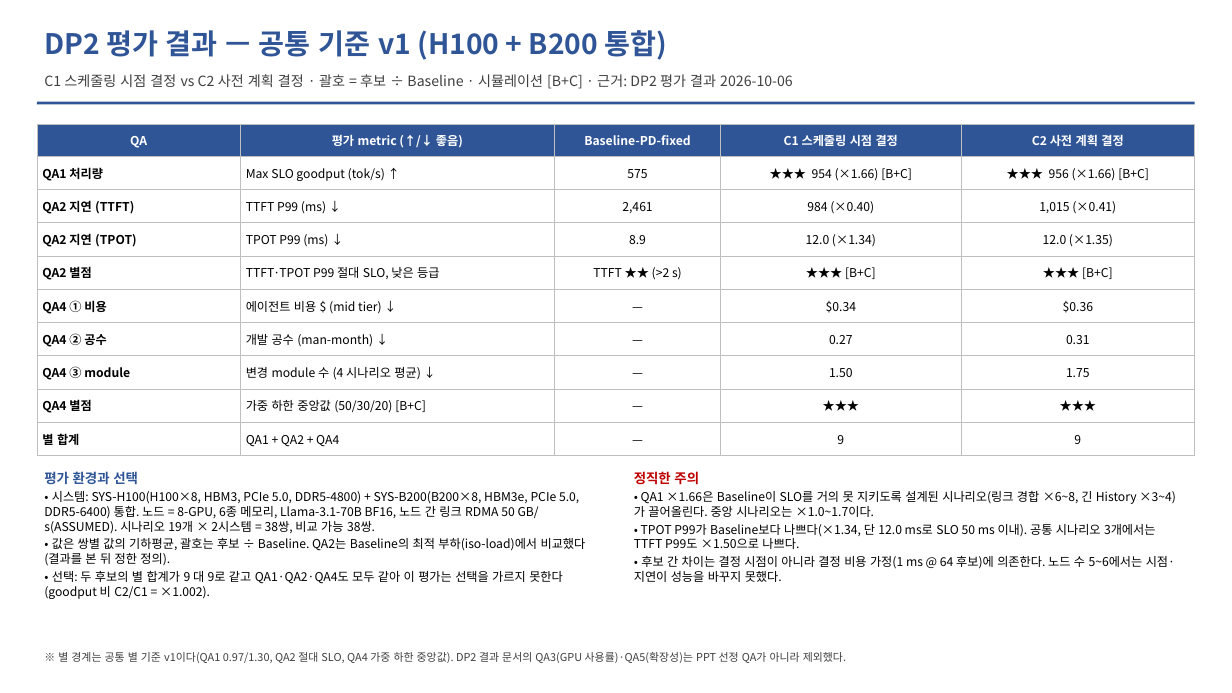
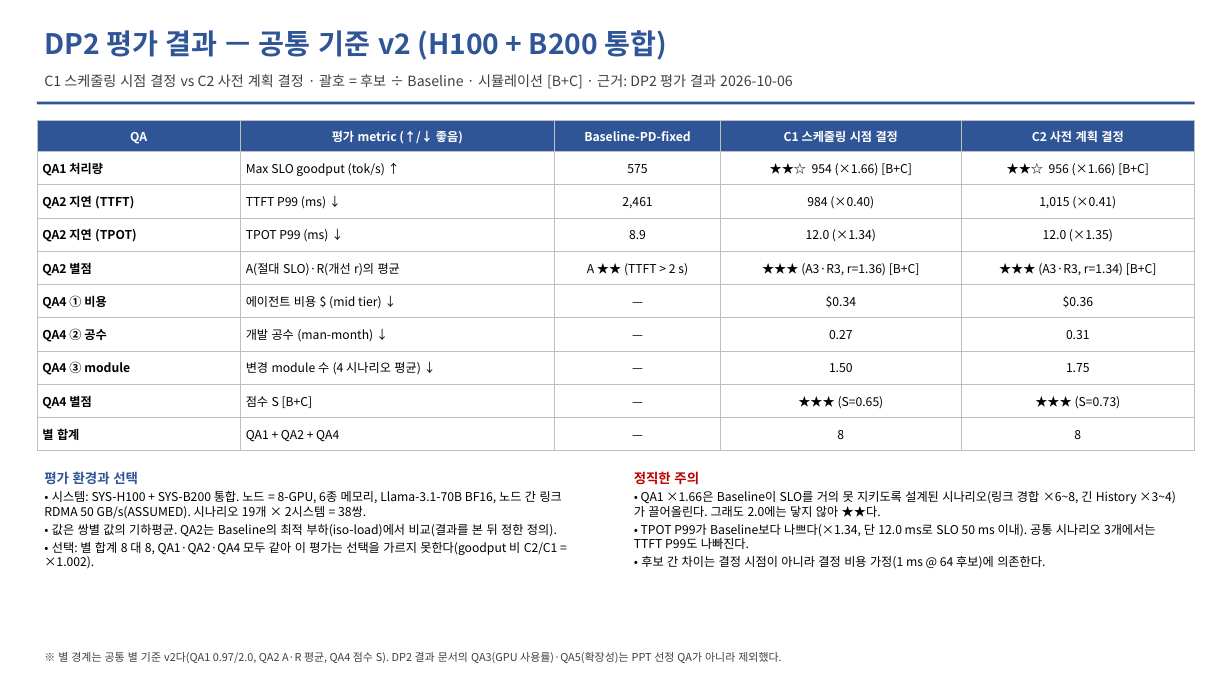
Before and after one commit to mkim0628/vllm, a slide deck: slide 20 of doc-mk/DP-overview-qa-unified.pptx. Drawn at 1232x693 pixels with LibreOffice and Linux fonts; fonts in the diff are those of the drawing. Boxes give left, top, right and bottom in pixels: in the first picture for what was removed or moved away, otherwise in the second. Text is boxed around its words. In the diff, an @@ line names an element or a change of style, - is before the commit and + after.

```diff
--- a/doc-mk/DP-overview-qa-unified.pptx
+++ b/doc-mk/DP-overview-qa-unified.pptx
@@ text at box(44, 30, 667, 60): text changed @@
-DP2 평가 결과 — 공통 기준 v1 (H100 + B200 통합)
+DP2 평가 결과 — 공통 기준 v2 (H100 + B200 통합)
@@ table at box(37, 120, 1195, 451) @@
-row 2, column 4: ★★★ 954 (×1.66) [B+C]
+row 2, column 4: ★★☆ 954 (×1.66) [B+C]
-row 2, column 5: ★★★ 956 (×1.66) [B+C]
+row 2, column 5: ★★☆ 956 (×1.66) [B+C]
-row 5: QA2 별점 | TTFT·TPOT P99 절대 SLO, 낮은 등급 | TTFT ★★ (>2 s) | ★★★ [B+C] | ★★★ [B+C]
+row 5: QA2 별점 | A(절대 SLO)·R(개선 r)의 평균 | A ★★ (TTFT > 2 s) | ★★★ (A3·R3, r=1.36) [B+C] | ★★★ (A3·R3, r=1.34) [B+C]
-row 9: QA4 별점 | 가중 하한 중앙값 (50/30/20) [B+C] | — | ★★★ | ★★★
+row 9: QA4 별점 | 점수 S [B+C] | — | ★★★ (S=0.65) | ★★★ (S=0.73)
-row 10, column 4: 9
+row 10, column 4: 8
-row 10, column 5: 9
+row 10, column 5: 8
@@ table: place and size @@
-table at box(37, 125, 1195, 456)
+table at box(37, 120, 1195, 451)
@@ text at box(44, 491, 562, 569): text changed @@
-• 시스템: SYS-H100(H100×8, HBM3, PCIe 5.0, DDR5-4800) + SYS-B200(B200×8, HBM3e, PCIe 5.0, DDR5-6400) 통합. 노드 = 8-GPU, 6종 메모리, Llama-3.1-70B BF16, 노드 간 링크 RDMA 50 GB/s(ASSUMED). 시나리오 19개 × 2시스템 = 38쌍, 비교 가능 38쌍.
-• 값은 쌍별 값의 기하평균, 괄호는 후보 ÷ Baseline. QA2는 Baseline의 최적 부하(iso-load)에서 비교했다(결과를 본 뒤 정한 정의).
-• 선택: 두 후보의 별 합계가 9 대 9로 같고 QA1·QA2·QA4도 모두 같아 이 평가는 선택을 가르지 못한다(goodput 비 C2/C1 = ×1.002).
+• 시스템: SYS-H100 + SYS-B200 통합. 노드 = 8-GPU, 6종 메모리, Llama-3.1-70B BF16, 노드 간 링크 RDMA 50 GB/s(ASSUMED). 시나리오 19개 × 2시스템 = 38쌍.
+• 값은 쌍별 값의 기하평균. QA2는 Baseline의 최적 부하(iso-load)에서 비교(결과를 본 뒤 정한 정의).
+• 선택: 별 합계 8 대 8, QA1·QA2·QA4 모두 같아 이 평가는 선택을 가르지 못한다(goodput 비 C2/C1 = ×1.002).
@@ text at box(634, 491, 1176, 569): text changed @@
-• QA1 ×1.66은 Baseline이 SLO를 거의 못 지키도록 설계된 시나리오(링크 경합 ×6~8, 긴 History ×3~4)가 끌어올린다. 중앙 시나리오는 ×1.0~1.7이다.
-• TPOT P99가 Baseline보다 나쁘다(×1.34, 단 12.0 ms로 SLO 50 ms 이내). 공통 시나리오 3개에서는 TTFT P99도 ×1.50으로 나쁘다.
-• 후보 간 차이는 결정 시점이 아니라 결정 비용 가정(1 ms @ 64 후보)에 의존한다. 노드 수 5~6에서는 시점·지연이 성능을 바꾸지 못했다.
+• QA1 ×1.66은 Baseline이 SLO를 거의 못 지키도록 설계된 시나리오(링크 경합 ×6~8, 긴 History ×3~4)가 끌어올린다. 그래도 2.0에는 닿지 않아 ★★다.
+• TPOT P99가 Baseline보다 나쁘다(×1.34, 단 12.0 ms로 SLO 50 ms 이내). 공통 시나리오 3개에서는 TTFT P99도 나빠진다.
+• 후보 간 차이는 결정 시점이 아니라 결정 비용 가정(1 ms @ 64 후보)에 의존한다.
@@ text at box(58, 652, 781, 663): text changed @@
-※ 별 경계는 공통 별 기준 v1이다(QA1 0.97/1.30, QA2 절대 SLO, QA4 가중 하한 중앙값). DP2 결과 문서의 QA3(GPU 사용률)·QA5(확장성)는 PPT 선정 QA가 아니라 제외했다.
+※ 별 경계는 공통 별 기준 v2다(QA1 0.97/2.0, QA2 A·R 평균, QA4 점수 S). DP2 결과 문서의 QA3(GPU 사용률)·QA5(확장성)는 PPT 선정 QA가 아니라 제외했다.
```
Also in this commit, not shown: 23 other slides changed, 8 slides added, 8 other files.
